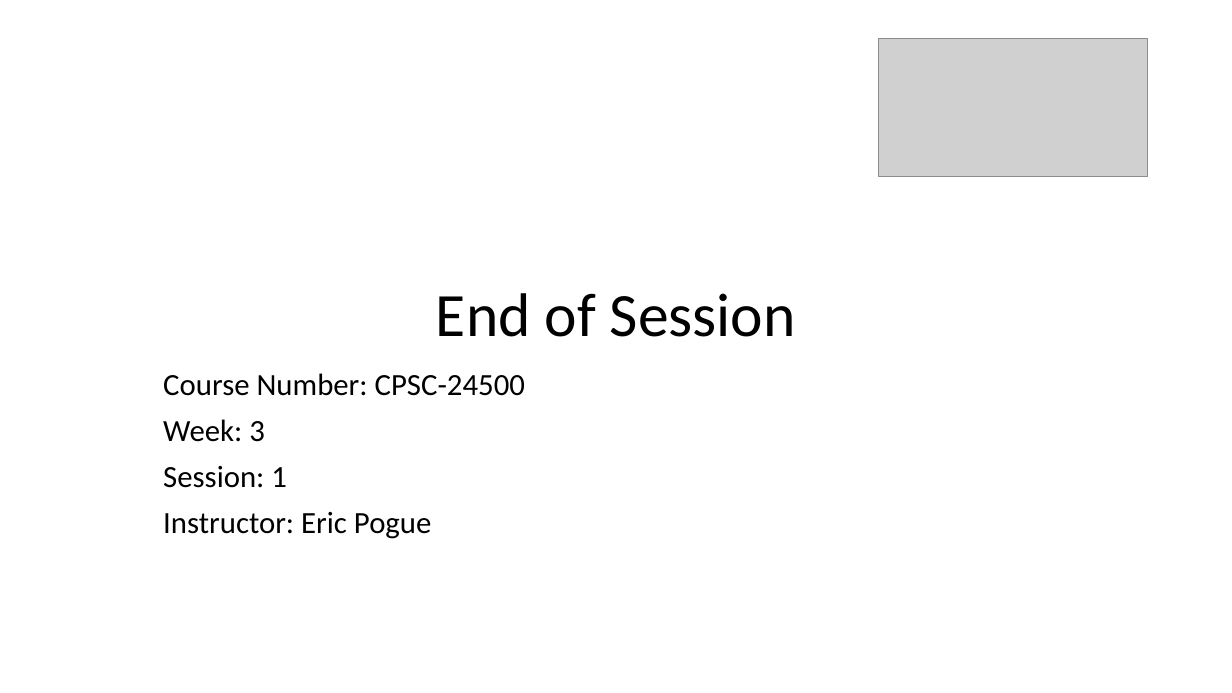
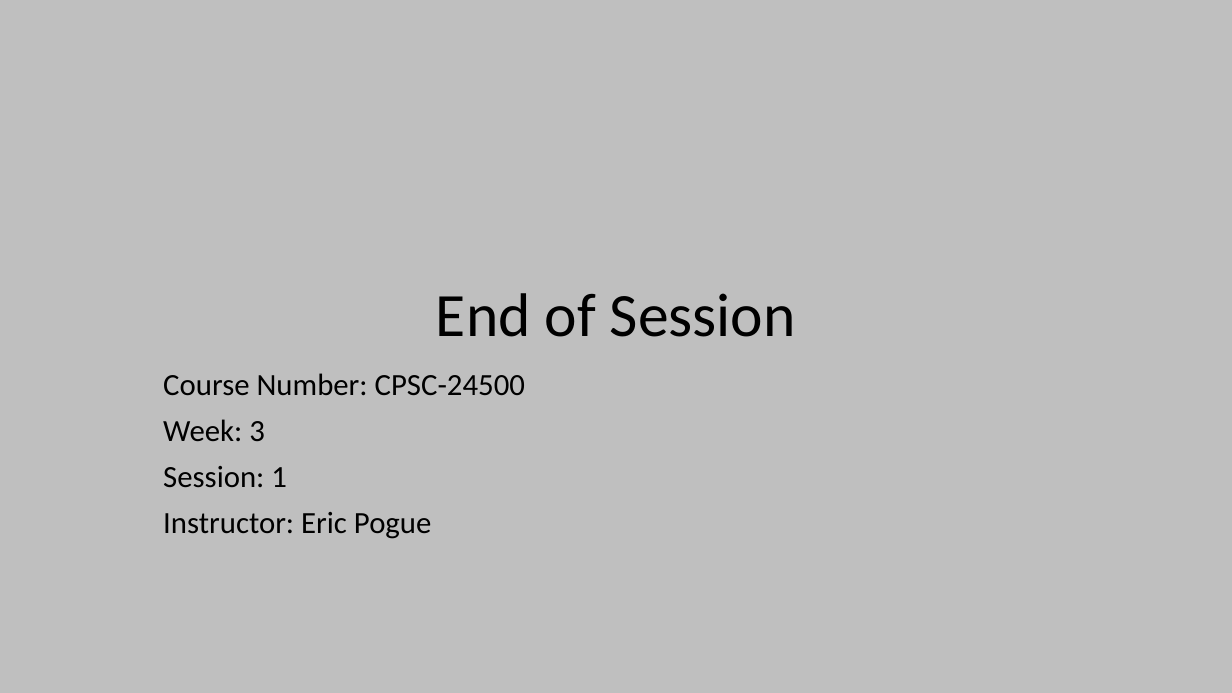
Before and after one commit to EricJPogue/www-epogue-info, a slide deck: slide 18 of CPSC-24500/Week03/2017SpringW03Slides.pptx (slide 19 before the commit). Drawn at 1232x693 pixels with LibreOffice and Linux fonts; fonts in the diff are those of the drawing; grey boxes stand for pictures. Boxes give left, top, right and bottom in pixels: in the first picture for what was removed or moved away, otherwise in the second. Text is boxed around its words. In the diff, an @@ line names an element or a change of style, - is before the commit and + after.

```diff
--- a/CPSC-24500/Week03/2017SpringW03Slides.pptx
+++ b/CPSC-24500/Week03/2017SpringW03Slides.pptx
@@ background #FFFFFF to #BFBFBF @@
@@ picture removed at (879, 38, 1148, 176) @@
```
Also in this commit, not shown: 3 other slides changed, 7 slides added, 2 slides removed, 8 other files.
